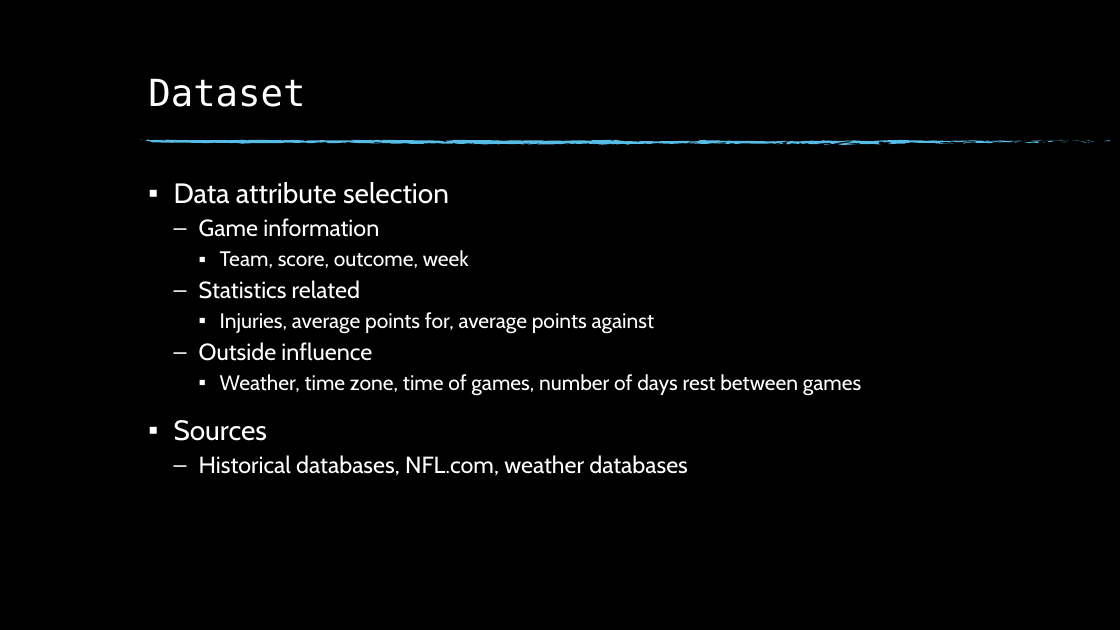
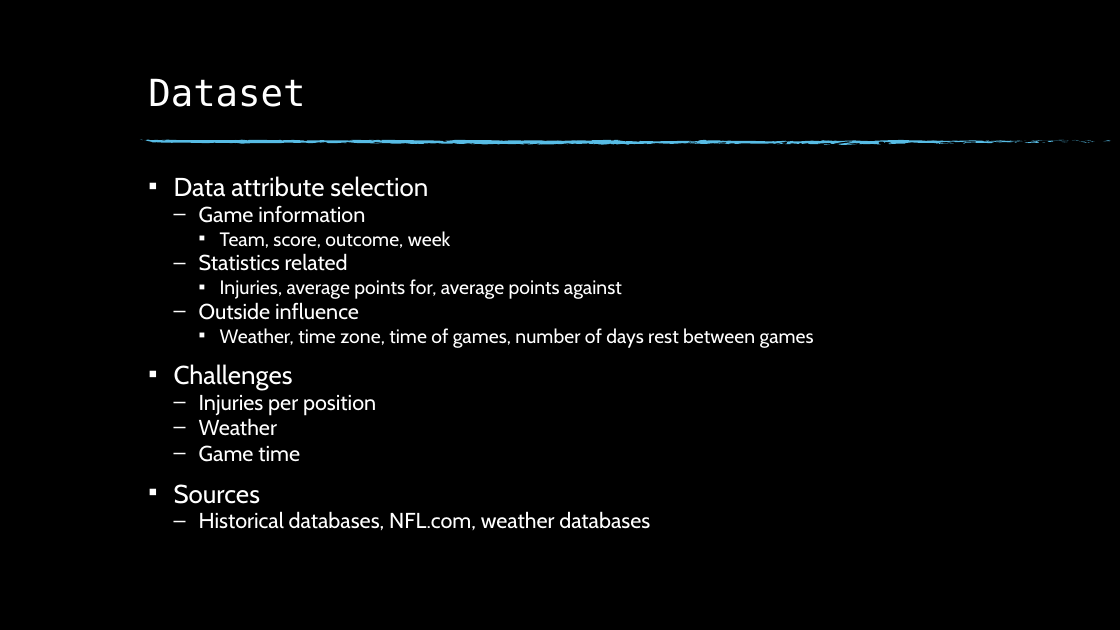
Before and after one commit to msnyde8/Graduate_Project-Upset_Potential, a slide deck: slide 4 of Upset Potential in the NFL.pptx. Drawn at 1120x630 pixels with LibreOffice and Linux fonts; fonts in the diff are those of the drawing; background and template pictures are left out. Boxes give left, top, right and bottom in pixels: in the first picture for what was removed or moved away, otherwise in the second. Text is boxed around its words. In the diff, an @@ line names an element or a change of style, - is before the commit and + after.

```diff
--- a/Upset Potential in the NFL.pptx
+++ b/Upset Potential in the NFL.pptx
@@ text at box(174, 176, 814, 530): size 24 to 22.2 pt in "Data attribute selection", "Sources"; size 20 to 18.5 pt in "Game information", "Statistics related", "Outside influence", "Historical databases, NFL.com, weather databases"; size 18 to 16.6 pt in "Team, score, outcome, week", "Injuries, average points for, average points against", "Weather, time zone, time of games, number ..."; line spacing 0.9 to 0.7 @@
@@ text at box(174, 364, 376, 462): paragraphs added @@
+▪ Challenges
+  – Injuries per position
+  – Weather
+  – Game time
```
Also in this commit, not shown: 16 other slides changed, 2 other files.
